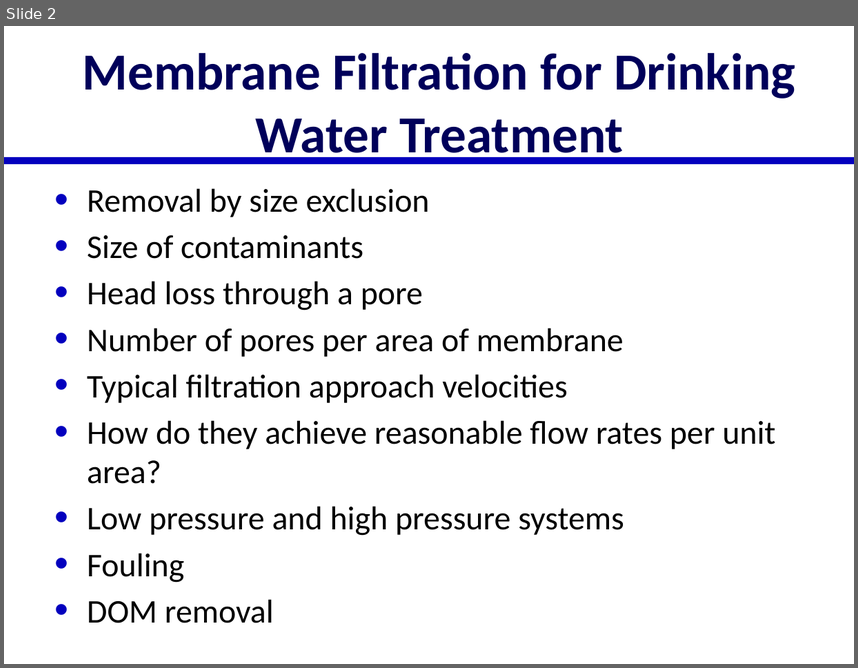
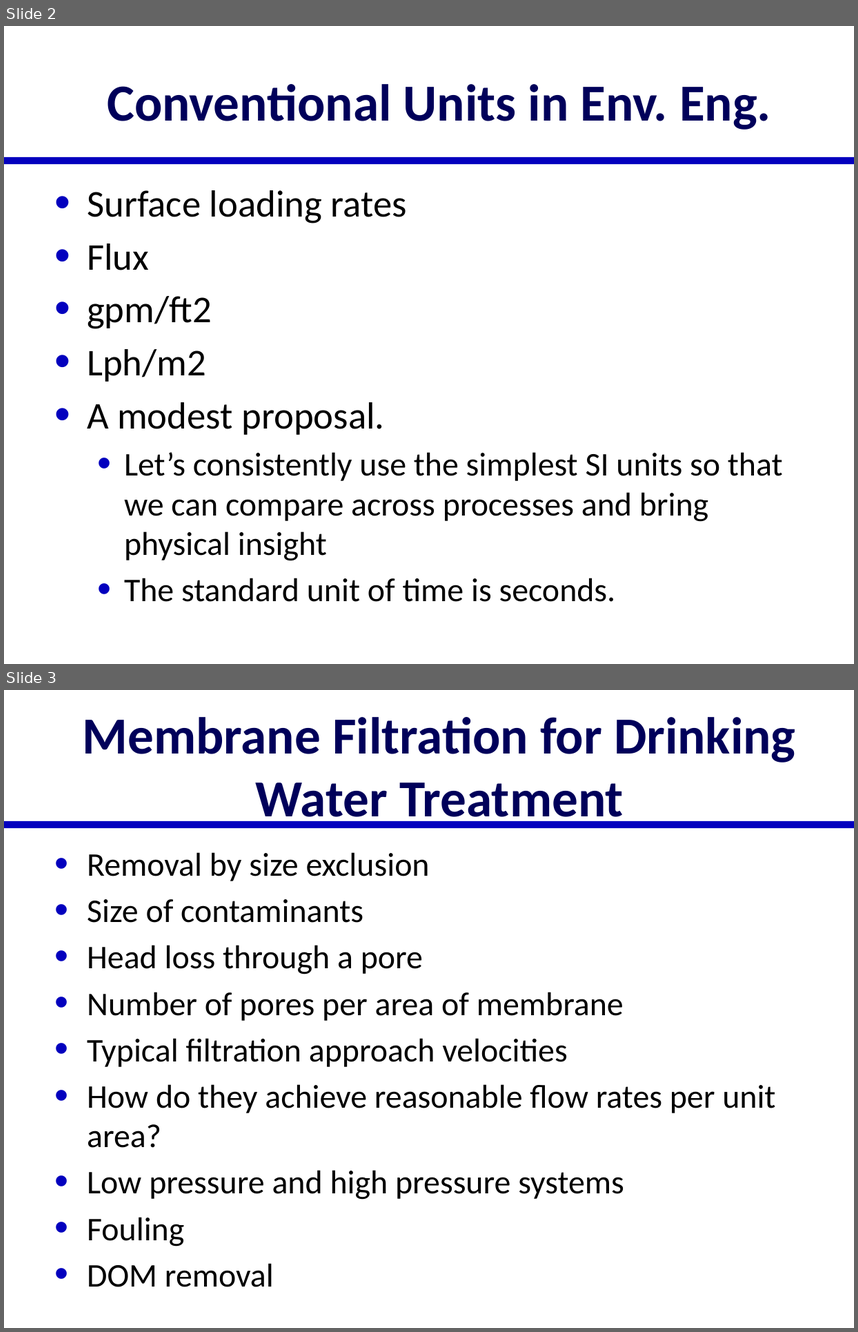
Before and after one commit to AguaClara/SWOT, a slide deck: Lectures/In Class/Membrane Filtration.pptx. Shown one above the other, each under a label of ours: slide 2 before the commit, slides 2 and 3 after it. The pictures are 858x668 and 858x1332 pixels, drawn with LibreOffice and Linux fonts; fonts in the diff are those of the drawing. Boxes give left, top, right and bottom in pixels: in the first picture for what was removed or moved away, otherwise in the second. Text is boxed around its words. In the diff, an @@ line names an element or a change of style, - is before the commit and + after.

```diff
--- a/Lectures/In Class/Membrane Filtration.pptx
+++ b/Lectures/In Class/Membrane Filtration.pptx
@@ slide 2 added at [4, 26, 854, 664], background #FFFFFF; not listed: 1 template element that a slide beside it also shows @@
@@ title added at [107, 84, 771, 129], 44 pt, text #00005A, bold @@
+Conventional Units in Env. Eng.
@@ text added at [87, 190, 783, 601], 28 pt, text #000000 @@
+• Surface loading rates
+• Flux
+• gpm/ft2
+• Lph/m2
+• A modest proposal.
+  • Let’s consistently use the simplest SI units so that we can compare across processes and bring physical insight
+  • The standard unit of time is seconds.
@@ what was slide 2 is now slide 3 @@
```
Also in this commit, not shown: 1 slide changed, 6 other slides added, 2 other files.
